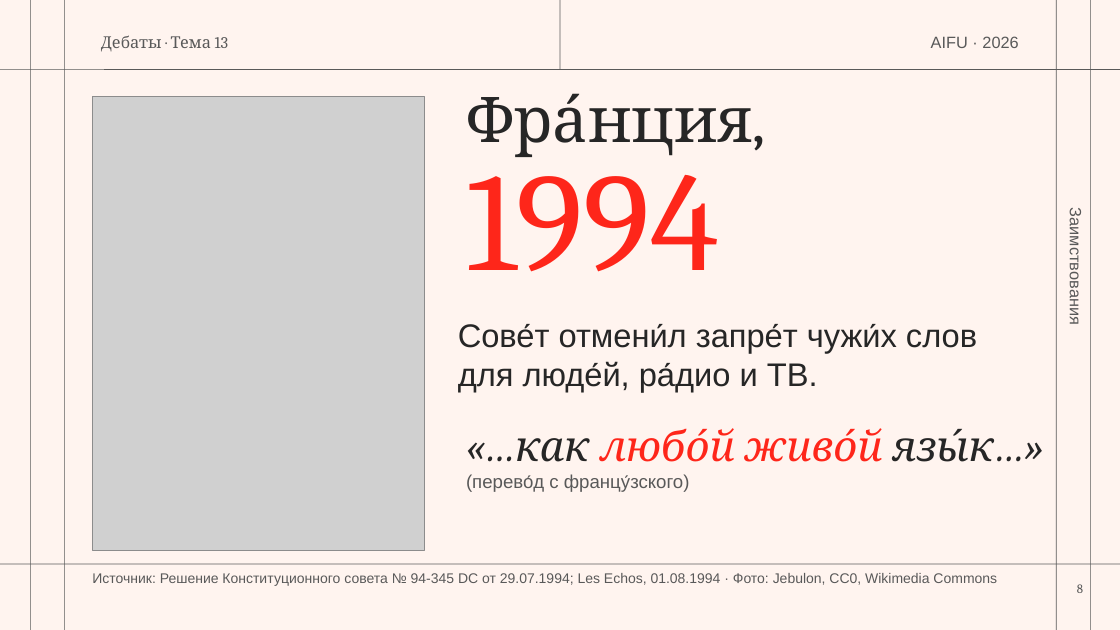
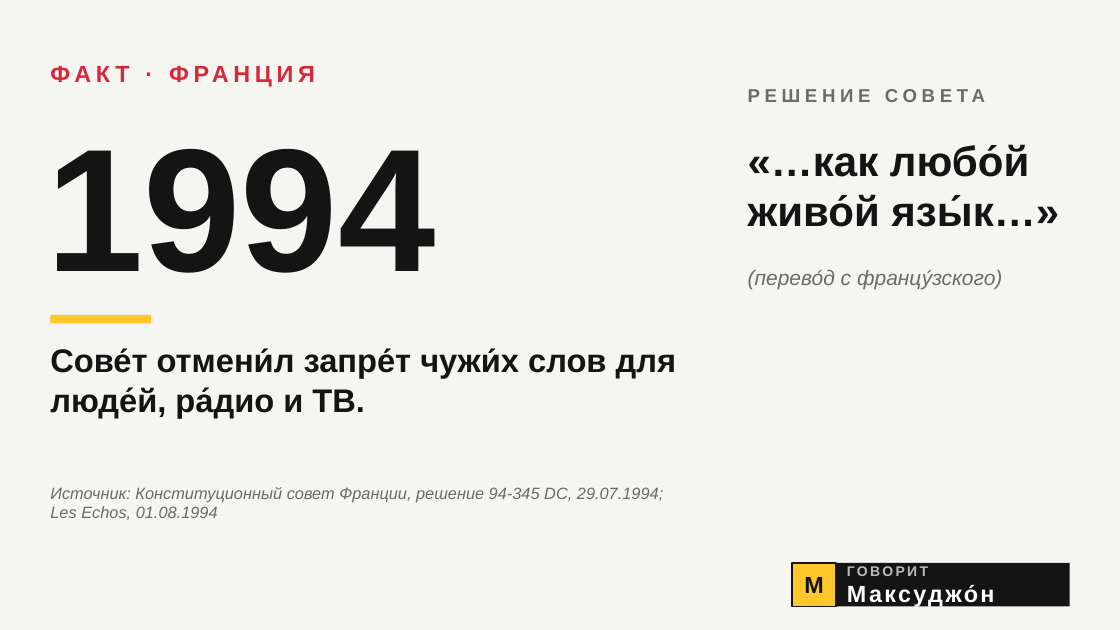
Before and after one commit to maqsudjon-cell/mp, a slide deck: slide 14 of show/files/zaimstvovaniya.pptx (slide 8 before the commit). Drawn at 1120x630 pixels with LibreOffice and Linux fonts; fonts in the diff are those of the drawing; grey boxes stand for pictures. Boxes give left, top, right and bottom in pixels: in the first picture for what was removed or moved away, otherwise in the second. Text is boxed around its words. In the diff, an @@ line names an element or a change of style, - is before the commit and + after.

```diff
--- a/show/files/zaimstvovaniya.pptx
+++ b/show/files/zaimstvovaniya.pptx
@@ background #FFF4EF to #F5F5F2 @@
@@ line removed from (30, 0) to (30, 630) @@
@@ line removed from (65, 0) to (65, 630) @@
@@ line removed from (560, 0) to (560, 70) @@
@@ line removed from (1056, 0) to (1056, 630) @@
@@ line removed from (1091, 0) to (1091, 630) @@
@@ text added at [50,59,386,97], 20 pt, text #D62839, bold @@
+ФАКТ · ФРАНЦИЯ
@@ text removed at [101,35,228,52] @@
-Дебаты · Тема 13
@@ text removed at [931,36,1018,48] @@
-AIFU · 2026
@@ line removed from (0, 70) to (1120, 70) @@
@@ text "1994": place and size @@
-text "1994" at [466,93,753,272]
+text "1994" at [46,149,435,273]
@@ text "1994" at [46,149,435,273]: size 120 to 150 pt, font Cambria to Arial, text colour #FE261A to #141414, bold on; line spacing 0.85 to 1; vertical alignment top to middle @@
@@ picture removed at [92,97,424,550] @@
@@ text at [466,93,753,157]: paragraph removed @@
-Фра́нция,
@@ text "«…как любо́й живо́й язы́к…»": place and size @@
-text "«…как любо́й живо́й язы́к…»" at [466,428,994,492]
+text "«…как любо́й живо́й язы́к…»" at [748,144,1059,227]
@@ text "«…как любо́й живо́й язы́к…»" at [748,144,1059,227]: font Cambria to Arial, bold on, italic off; text colour #262626 to #141414 in "«…как язы́к…»"; text colour #FE261A to #141414 in "любо́й живо́й" @@
@@ text removed at [1066,219,1084,322] @@
-Заимствования
@@ text added at [748,270,1002,290], 18 pt, text #6B6B6B, italic @@
+(перево́д с францу́зского)
@@ rectangle added at [50,315,151,323], fill #FFC72C @@
@@ text "Сове́т отмени́л запре́т чужи́х слов ...": place and size @@
-text "Сове́т отмени́л запре́т чужи́х слов ..." at [458,324,977,392]
+text "Сове́т отмени́л запре́т чужи́х слов ..." at [50,348,677,417]
@@ text "Сове́т отмени́л запре́т чужи́х слов ..." at [50,348,677,417]: text colour #262626 to #141414, bold on @@
@@ text at [466,474,689,492]: paragraph removed @@
-(перево́д с францу́зского)
@@ text at [50,487,663,520]: text changed; size 12 to 14 pt; text colour #595959 to #6B6B6B; italic on @@
-Источник: Решение Конституционного совета № 94-345 DC от 29.07.1994; Les Echos, 01.08.1994 · Фото: Jebulon, CC0, Wikimedia Commons
+Источник: Конституционный совет Франции, решение 94-345 DC, 29.07.1994; Les Echos, 01.08.1994
@@ text added at [416,490,484,503], 16 pt, text #6B6B6B, bold @@
+РЕШЕНИЕ СОВЕТА
@@ line removed from (0, 564) to (1120, 564) @@
@@ rectangle added at [792,563,1070,607], fill #141414 @@
@@ rectangle added at [792,563,836,607], fill #FFC72C, outline #141414 1.5 pt @@
@@ text added at [847,566,994,607], 20 pt, text #FFFFFF, bold @@
+ГОВОРИТ Максуджо́н
@@ text added at [804,577,823,593], 20 pt, text #141414, bold @@
+М
@@ page number removed at [1077,584,1083,593] @@
-8
```
Also in this commit, not shown: 2 other slides changed, 17 slides added, 9 slides removed, 21 other files.
